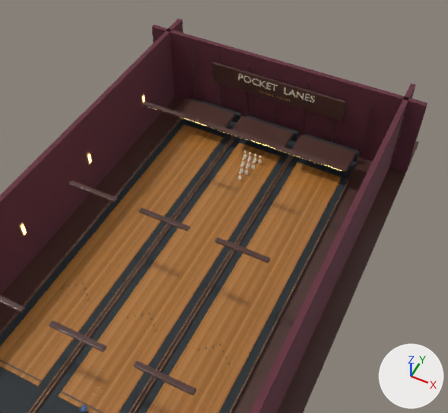
Renders of the glTF model pocket-lanes/assets/scene.glb from each side of a commit.
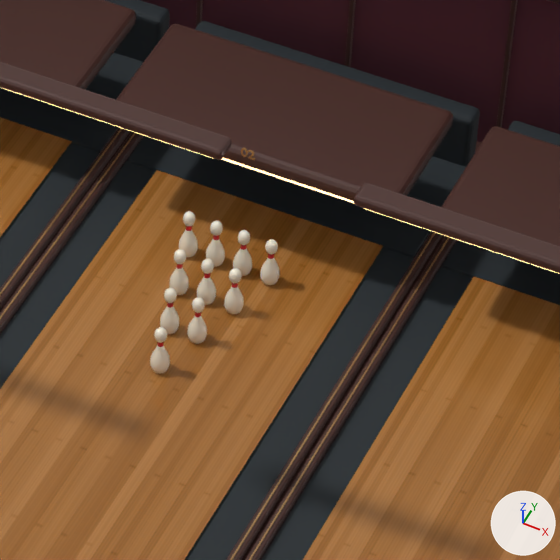
The first picture shows the older version from a camera (50 mm lens) standing at (11.13, -7.92, 27.5) and looking at (-0.47, 15.27, -1.5). The close-ups show the older and then the newer version on the part from 47% to 70% of the width and 27% to 52% of the height of that picture. Only the edits that show in the close-ups are written down. The axes (+X, +Y, +Z) are drawn at lower right. The lights are the same throughout. Where no turn or scale is listed for an object, it has been applied to the vertices.

Names of what the first close-up shows: 'Hall_Brushed_champagne', 'Hall_Burgundy_felt', 'Hall_Pit_rubber', 'Hall_Smoked_walnut', 'Hall_Varnished_long-grain_maple', 'Pin_01', 'Pin_02', 'Pin_03', 'Pin_04', 'Pin_05', 'Pin_06', 'Pin_07', 'Pin_08', 'Pin_09', 'Pin_10' and 1 more.
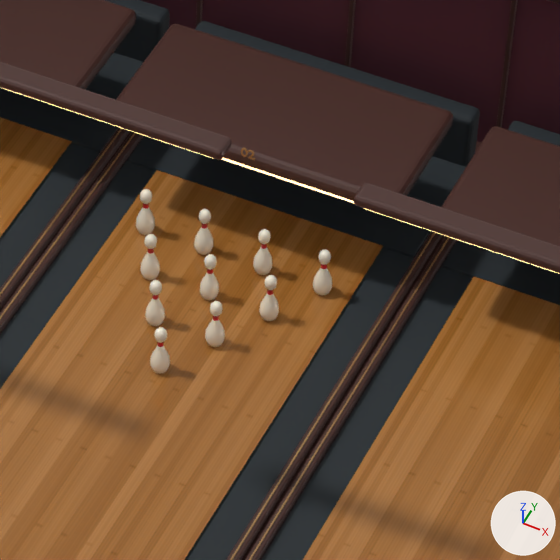
Pixel boxes [x1, y1, x2, y2] of what changed, in the close-ups (560 x 560 px):
'Pin_06', moved
    before: [224, 268, 244, 314]
    after: [259, 275, 279, 321]
'Pin_03', moved
    before: [187, 297, 207, 344]
    after: [205, 301, 225, 347]
'Pin_10', moved
    before: [260, 239, 280, 285]
    after: [313, 249, 332, 296]
'Pin_04', moved
    before: [169, 249, 189, 295]
    after: [140, 234, 160, 280]
'Pin_02', moved
    before: [160, 288, 180, 334]
    after: [145, 280, 165, 326]
'Pin_09', moved
    before: [233, 230, 252, 276]
    after: [253, 229, 273, 275]
'Pin_07', moved
    before: [179, 211, 198, 257]
    after: [136, 189, 155, 235]
'Pin_08', moved
    before: [206, 220, 225, 267]
    after: [194, 209, 213, 255]
'Pin_05', moved
    before: [197, 258, 216, 305]
    after: [199, 254, 219, 300]

Patch to the scene script:
```diff
--- a/pocket-lanes/assets/scene.glb.py
+++ b/pocket-lanes/assets/scene.glb.py
@@ ob_pin_02 @@
 ob_pin_02 = bpy.data.objects.new('Pin_02', me_tournament_ten_pin)
-ob_pin_02.location = (-0.17, 17.12, 0.01)
+ob_pin_02.location = (-0.38, 17.16, 0.01)
@@ ob_pin_03 @@
 ob_pin_03 = bpy.data.objects.new('Pin_03', me_tournament_ten_pin)
-ob_pin_03.location = (0.17, 17.12, 0.01)
+ob_pin_03.location = (0.38, 17.16, 0.01)
@@ ob_pin_04 @@
 ob_pin_04 = bpy.data.objects.new('Pin_04', me_tournament_ten_pin)
-ob_pin_04.location = (-0.35, 17.74, 0.01)
+ob_pin_04.location = (-0.76, 17.82, 0.01)
@@ ob_pin_05 @@
 ob_pin_05 = bpy.data.objects.new('Pin_05', me_tournament_ten_pin)
-ob_pin_05.location = (0.0, 17.74, 0.01)
+ob_pin_05.location = (0.0, 17.82, 0.01)
@@ ob_pin_06 @@
 ob_pin_06 = bpy.data.objects.new('Pin_06', me_tournament_ten_pin)
-ob_pin_06.location = (0.35, 17.74, 0.01)
+ob_pin_06.location = (0.76, 17.82, 0.01)
@@ ob_pin_07 @@
 ob_pin_07 = bpy.data.objects.new('Pin_07', me_tournament_ten_pin)
-ob_pin_07.location = (-0.53, 18.36, 0.01)
+ob_pin_07.location = (-1.14, 18.48, 0.01)
@@ ob_pin_08 @@
 ob_pin_08 = bpy.data.objects.new('Pin_08', me_tournament_ten_pin)
-ob_pin_08.location = (-0.17, 18.36, 0.01)
+ob_pin_08.location = (-0.38, 18.48, 0.01)
@@ ob_pin_09 @@
 ob_pin_09 = bpy.data.objects.new('Pin_09', me_tournament_ten_pin)
-ob_pin_09.location = (0.17, 18.36, 0.01)
+ob_pin_09.location = (0.38, 18.48, 0.01)
@@ ob_pin_10 @@
 ob_pin_10 = bpy.data.objects.new('Pin_10', me_tournament_ten_pin)
-ob_pin_10.location = (0.53, 18.36, 0.01)
+ob_pin_10.location = (1.14, 18.48, 0.01)
```
